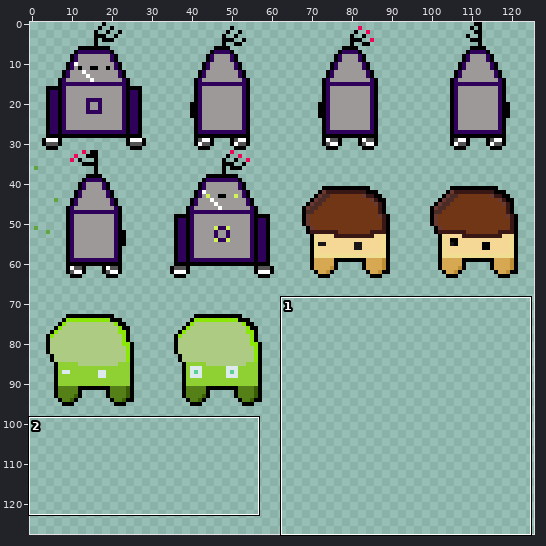
A sprite sheet gets an edit: sidescroller/Art/Personal/Character/Doofus.png. The picture above shows the old version from afar; the outline marks the close-up.
Close-up. First the earlier version:
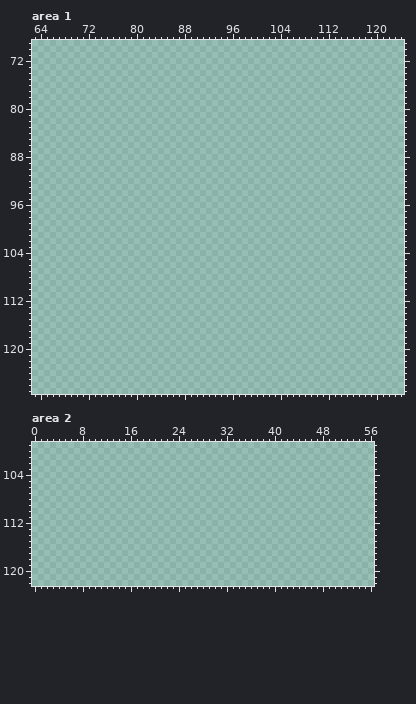
The file is 128x128 pixels. Colours within 5 levels of each other are drawn and written as one. Shown: area 1: x 63..124, y 69..127; area 2: x 0..56, y 99..122. The wide view leaves out empty margins.
Palette (. is transparent): 
Pixels before, area 1 (only the part around the change), first column x 63:
 69 ..............................................................
 70 ..............................................................
 71 ..............................................................
 72 ..............................................................
 73 ..............................................................
 74 ..............................................................
 75 ..............................................................
 76 ..............................................................
 77 ..............................................................
 78 ..............................................................
 79 ..............................................................
 80 ..............................................................
 81 ..............................................................
 82 ..............................................................
 83 ..............................................................
 84 ..............................................................
 85 ..............................................................
 86 ..............................................................
 87 ..............................................................
 88 ..............................................................
 89 ..............................................................
 90 ..............................................................
 91 ..............................................................
 92 ..............................................................
 93 ..............................................................
 94 ..............................................................
 95 ..............................................................
 96 ..............................................................
 97 ..............................................................
 98 ..............................................................
 99 ..............................................................
100 ..............................................................
101 ..............................................................
102 ..............................................................
103 ..............................................................
104 ..............................................................
105 ..............................................................
106 ..............................................................
107 ..............................................................
108 ..............................................................
109 ..............................................................
110 ..............................................................
111 ..............................................................
112 ..............................................................
113 ..............................................................
114 ..............................................................
115 ..............................................................
116 ..............................................................
117 ..............................................................
118 ..............................................................
119 ..............................................................
120 ..............................................................
121 ..............................................................
122 ..............................................................
123 ..............................................................
124 ..............................................................
125 ..............................................................
126 ..............................................................
127 ..............................................................
New version:
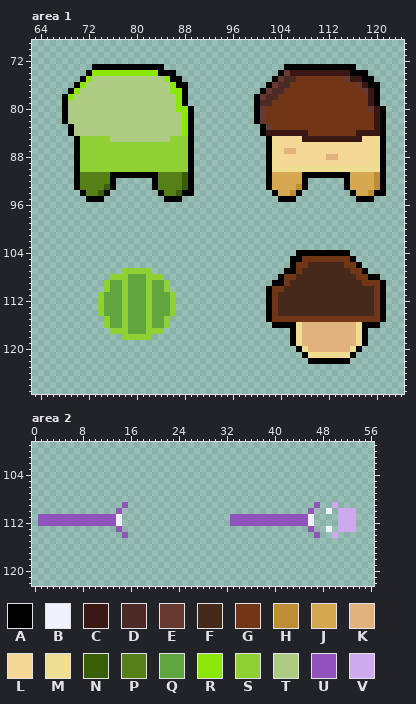
Colours new in this view: A #000000  B #f1f2ff  C #391714  D #4c2a26  E #673931  F #452a1b  G #713615  H #bd8e34  J #d6a851  K #e2b27e  L #f6d896  M #efdd91  N #3a5e05  P #558018  Q #61a53f  R #8be707  S #8fd032  T #aecb84  U #9052bc  V #ceaaed
Difference:
Area 1:
y 73: x 73..84 ............ -> AAAAAAAAAAAA; x 105..116 ............ -> AAAAAAAAAAAA
y 74: x 72..86 ............... -> ARRRRRRRRRRRAAA; x 104..118 ............... -> AECCCCCCCCCCAAA
y 75: x 71..87 ................. -> ARTTTTTTTTTTTTRAA; x 103..119 ................. -> AEDDGGGGGGGGECCAA
y 76: x 70..88 ................... -> ARTTTTTTTTTTTTTTRAA; x 102..120 ................... -> AEDDGGGGGGGGGGGECAA
y 77: x 69..88 .................... -> ARTTTTTTTTTTTTTTTRRA; x 101..120 .................... -> AEDDGGGGGGGGGGGGGECA
y 78: x 68..88 ..................... -> ARTTTTTTTTTTTTTTTTTRA; x 100..120 ..................... -> AEDDGGGGGGGGGGGGGGGCA
y 79: x 68..88 ..................... -> ATTTTTTTTTTTTTTTTTTRA; x 100..120 ..................... -> ADDGGGGGGGGGGGGGGGGCA
y 80: x 68..89 ...................... -> ATTTTTTTTTTTTTTTTTTRRA; x 100..121 ...................... -> AEGGGGGGGGGGGGGGGGGECA
y 81..82: x 68..89 ...................... -> ATTTTTTTTTTTTTTTTTTTRA; x 100..121 ...................... -> AEGGGGGGGGGGGGGGGGGGCA
y 83: x 69..89 ..................... -> ATTTTTTTTTTTTTTTTTTRA; x 101..121 ..................... -> AEGGGGGGGGGGGGGGGGGCA
y 84: x 69..89 ..................... -> ATTTTTTTTTTTTTTTTTTRA; x 101..121 ..................... -> ACCCCCCCGGGGGGGGCCCCA
y 85: x 70..89 .................... -> ASSSSSTTTTTTTTTTSSSA; x 102..121 .................... -> AMLLLLCCCCCCCCCCLLMA
y 86: x 70..89 .................... -> ASSSSSSSSSSSSSSSSSSA; x 102..121 .................... -> AMLLLLLLLLLLLLLLLLMA
y 87: x 70..89 .................... -> ASSSSSSSSSSSSSSSSSSA; x 102..121 .................... -> AMLKKLLLLLLLLLLLLLMA
y 88: x 70..89 .................... -> ASSSSSSSSSSSSSSSSSSA; x 102..121 .................... -> AMLLLLLLLLKKLLLLLLMA
y 89: x 70..89 .................... -> ASSSSSSSSSSSSSSSSSSA; x 102..121 .................... -> AMLLLLLLLLLLLLLLLLMA
y 90: x 70..89 .................... -> ASSSSSSSSSSSSSSSSSSA; x 102..121 .................... -> AMMMMMMMMMMMMMMMMMMA
y 91: x 70..89 .................... -> APPPPPAAAAAAAAPPPPNA; x 102..121 .................... -> AJJJJJAAAAAAAAJJJJHA
y 92: x 70..76 ....... -> APPPPPA; x 83..89 ....... -> APPPPNA; x 102..108 ....... -> AJJJJJA; x 115..121 ....... -> AJJJJHA
y 93: x 70..76 ....... -> APPPPNA; x 83..89 ....... -> APPPPNA; x 102..108 ....... -> AJJJJHA; x 115..121 ....... -> AJJJJHA
y 94: x 71..75 ..... -> APPNA; x 84..89 ...... -> APPNAA; x 103..107 ..... -> AJJHA; x 116..121 ...... -> AJJHAA
y 95: x 72..74 ... -> AAA; x 85..87 ... -> AAA; x 104..106 ... -> AAA; x 117..119 ... -> AAA
y 104: x 107..115 ......... -> AAAAAAAAA
y 105: x 106..116 ........... -> AAGGGGGGGGA
y 106: x 106..117 ............ -> AGGFFFFFFGGA
y 107: x 78..82 ..... -> SSSSS; x 105..118 .............. -> AAGFFFFFFFFGGA
y 108: x 76..84 ......... -> SSSQQQSSS; x 104..120 ................. -> AGGFFFFFFFFFFGGAA
y 109: x 75..85 ........... -> SQQSQQQSQQS; x 103..121 ................... -> AAGFFFFFFFFFFFFGGGA
y 110: x 75..85 ........... -> SQQSQQQSQQS; x 102..121 .................... -> AGGFFFFFFFFFFFFFFFGA
y 111..114: x 74..86 ............. -> SQQQSQQQSQQQS; x 102..121 .................... -> AGFFFFFFFFFFFFFFFFGA
y 115: x 75..85 ........... -> SQQSQQQSQQS; x 102..121 .................... -> AGGGGGGGGGGGGGGGGGGA
y 116: x 75..85 ........... -> SQQSQQQSQQS; x 103..120 .................. -> AAAAMKKKKKKKKKMAAA
y 117: x 76..84 ......... -> SSSQQQSSS; x 106..118 ............. -> AMKKKKKKKKKMA
y 118: x 78..82 ..... -> SSSSS; x 106..118 ............. -> AMKKKKKKKKKMA
y 119: x 106..118 ............. -> AMKKKKKKKKKMA
y 120: x 107..117 ........... -> AMKKKKKKKMA
y 121: x 108..116 ......... -> AMMMMMMMA
y 122: x 109..115 ....... -> AAAAAAA
Area 2:
y 109: x 15 . -> U; x 47 . -> U; x 50 . -> V
y 110: x 14 . -> U; x 46 . -> U; x 49 . -> B; x 51..53 ... -> VVV
y 111..112: x 1..14 .............. -> UUUUUUUUUUUUUB; x 33..46 .............. -> UUUUUUUUUUUUUB; x 51..53 ... -> VVV
y 113: x 14 . -> U; x 46 . -> U; x 49 . -> B; x 51..53 ... -> VVV
y 114: x 15 . -> U; x 47 . -> U; x 50 . -> V
Boxes around the changes in both close-ups, in picture pixels (x1, y1, x2, y2):
added: (62, 64, 194, 202)
added: (254, 64, 386, 202)
added: (266, 250, 386, 364)
added: (98, 268, 176, 340)
added: (38, 502, 128, 538)
added: (230, 502, 356, 538)
